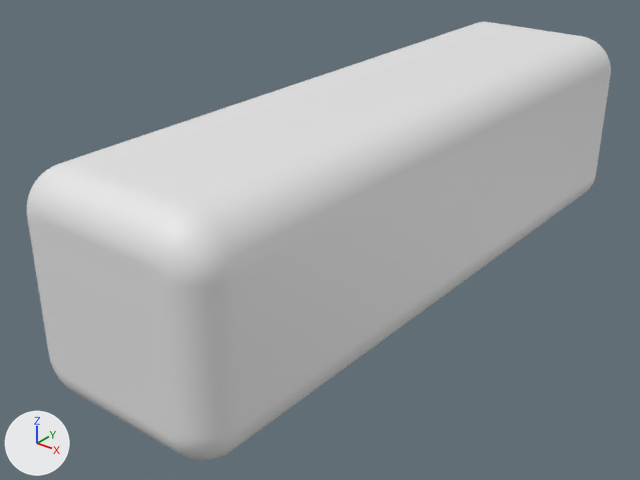
The OBJ model models/lumo_square.obj, before and after one commit.
Camera for both pictures: a 50 mm lens placed at (138.6, -298.8, 100.0), pointed at (-8.3, -115.2, -13.8). Every picture has the same lights, and +X, +Y and +Z are marked at lower left. The first picture is the older version. Where no turn or scale is listed for an object, it has been applied to the vertices.

In view in the first picture: 'lumo_bottle'.
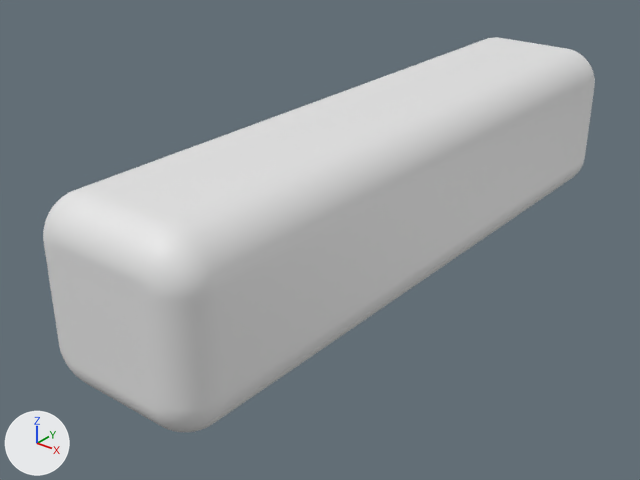
What differs and where, as boxes [x1, y1, x2, y2] in the pictures (640 x 480 px; the box of a moved part takes in the faces that stretch with it):
'lumo_bottle', reshaped (10% shorter)
    before: [27, 22, 611, 460]
    after: [43, 37, 595, 432]
part 1 of me_lumo_bottle, moved or reshaped
    before: [105, 36, 611, 325]
    after: [104, 49, 595, 326]
part 2 of me_lumo_bottle, moved or reshaped
    before: [104, 77, 610, 460]
    after: [104, 87, 595, 432]
part 3 of me_lumo_bottle, moved or reshaped
    before: [27, 22, 580, 327]
    after: [43, 37, 567, 327]
part 4 of me_lumo_bottle, moved or reshaped
    before: [28, 221, 174, 451]
    after: [44, 246, 159, 425]

What the commit changed:
me_lumo_bottle is used by ob_lumo_bottle; location (0.0, 0.0, 0.0).
me_lumo_bottle had 3602 vertices, 7200 faces and spanned x -30.0..30.0, y -200.0..0.0, z -30.0..30.0.
me_lumo_bottle now has 3602 vertices, 7200 faces and spans x -25.0..25.0, y -200.0..0.0, z -25.0..25.0.
me_lumo_bottle part 1: all 900 vertices in x 18.0..30.0, y -200.0..0.0, z 18.0..30.0 are moved by (-5.0, 0.0, -5.0).
me_lumo_bottle part 2: all 900 vertices in x 18.0..30.0, y -200.0..0.0, z -30.0..-18.0 are moved by (-5.0, 0.0, 5.0).
me_lumo_bottle part 3: all 900 vertices in x -30.0..-18.0, y -200.0..0.0, z 18.0..30.0 are moved by (5.0, 0.0, -5.0).
me_lumo_bottle part 4: all 900 vertices in x -30.0..-18.0, y -200.0..0.0, z -30.0..-18.0 are moved by (5.0, 0.0, 5.0).
